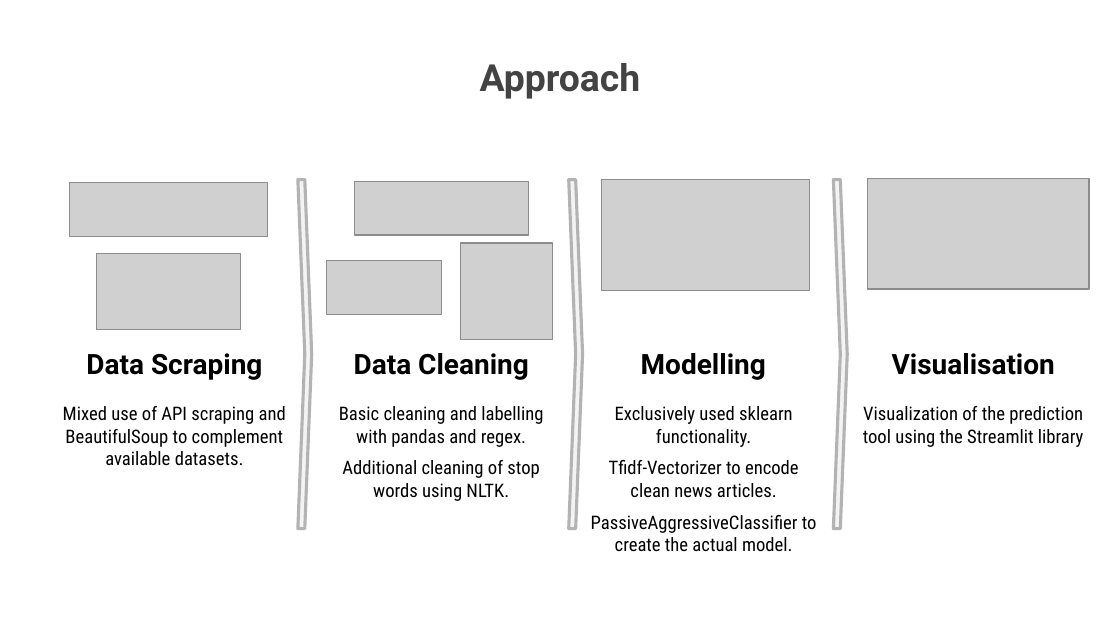
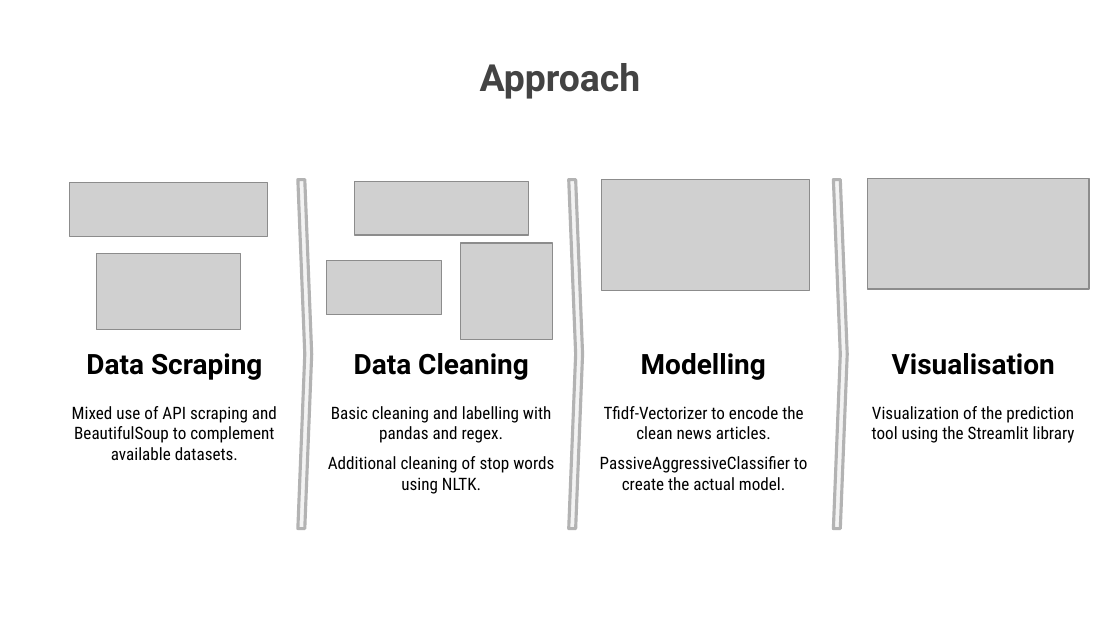
Before and after one commit to Novi0106/Final-Project-Fake-News-Detector, a slide deck: slide 4 of 4. Final tool/Final_Presentation.pptx. Drawn at 1120x630 pixels with LibreOffice and Linux fonts; fonts in the diff are those of the drawing; grey boxes stand for pictures; background and template pictures are left out. Boxes give left, top, right and bottom in pixels: in the first picture for what was removed or moved away, otherwise in the second. Text is boxed around its words. In the diff, an @@ line names an element or a change of style, - is before the commit and + after.

Commit message:
final update of presentation

```diff
--- a/4. Final tool/Final_Presentation.pptx
+++ b/4. Final tool/Final_Presentation.pptx
@@ subtitle at (x1=604, y1=406, x2=803, y2=439): text changed; size 12 to 11 pt @@
-Exclusively used sklearn functionality.
-Tfidf-Vectorizer to encode clean news articles.
+Tfidf-Vectorizer to encode the clean news articles.
@@ size 12 to 11 pt in 3 elements at (x1=72, y1=406, x2=277, y2=460), (x1=328, y1=406, x2=554, y2=494), (x1=872, y1=406, x2=1075, y2=443) @@
@@ subtitle at (x1=600, y1=456, x2=807, y2=490): size 12 to 11 pt in "PassiveAggressiveClassifier to create the actual model." @@
```
Also in this commit, not shown: 2 other slides changed, 3 other files.
